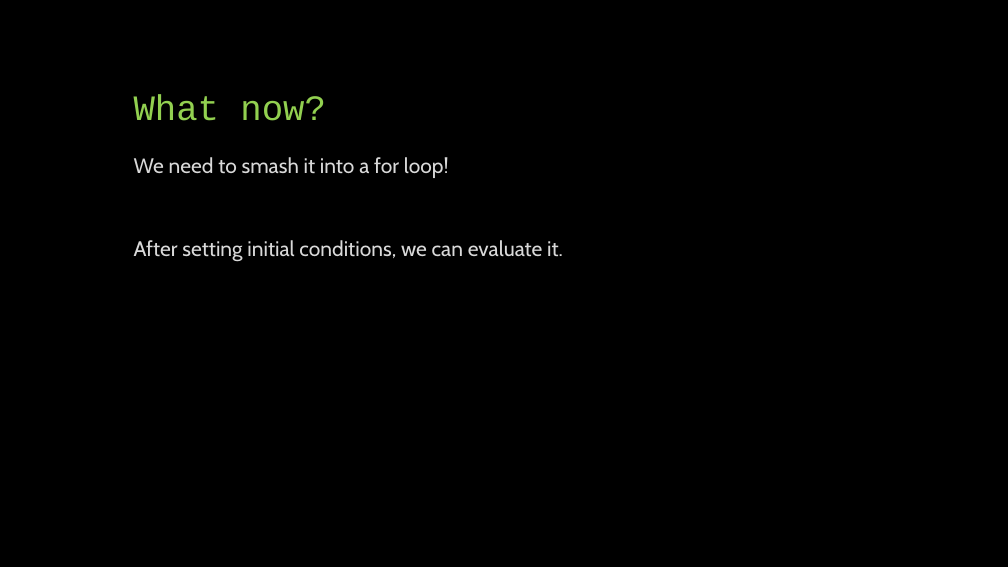
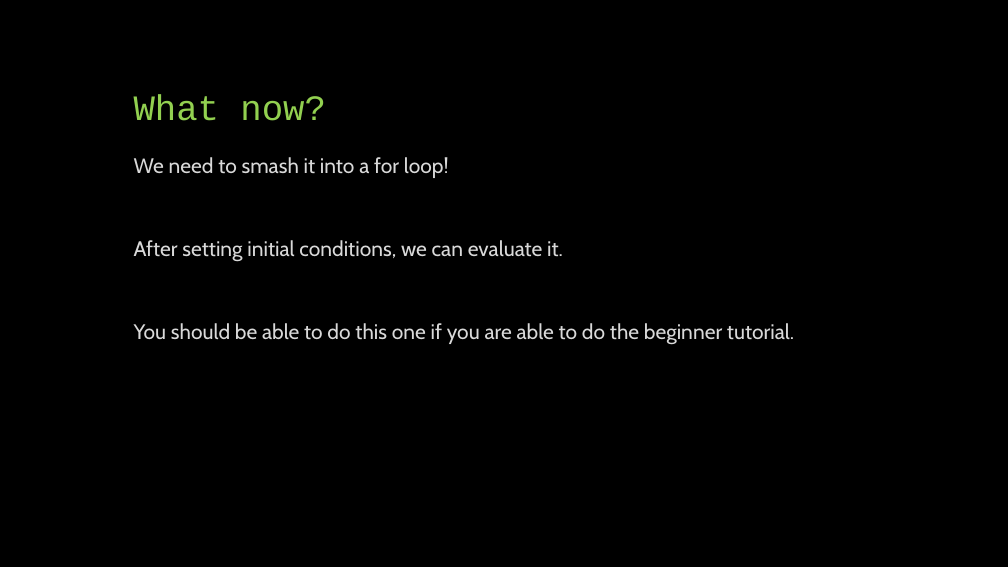
Before and after one commit to phys3112/Tutorials-2020, a slide deck: slide 12 of Tutorial 5 Iterative Methods/Tutorial 5 Presentation.pptx (slide 11 before the commit). Drawn at 1008x567 pixels with LibreOffice and Linux fonts; fonts in the diff are those of the drawing. Boxes give left, top, right and bottom in pixels: in the first picture for what was removed or moved away, otherwise in the second. Text is boxed around its words. In the diff, an @@ line names an element or a change of style, - is before the commit and + after.

Commit message:
Tutorial 5 'Finished'
Tutorial 5 is 'done', but I will make a better one for advanced following the upload of the lectures for Week 5.

```diff
--- a/Tutorial 5 Iterative Methods/Tutorial 5 Presentation.pptx
+++ b/Tutorial 5 Iterative Methods/Tutorial 5 Presentation.pptx
@@ text at (134,323,794,345): paragraph added @@
+You should be able to do this one if you are able to do the beginner tutorial.
```
Also in this commit, not shown: 1 other slide changed, 12 slides added, 2 slides removed, 1 other file.
